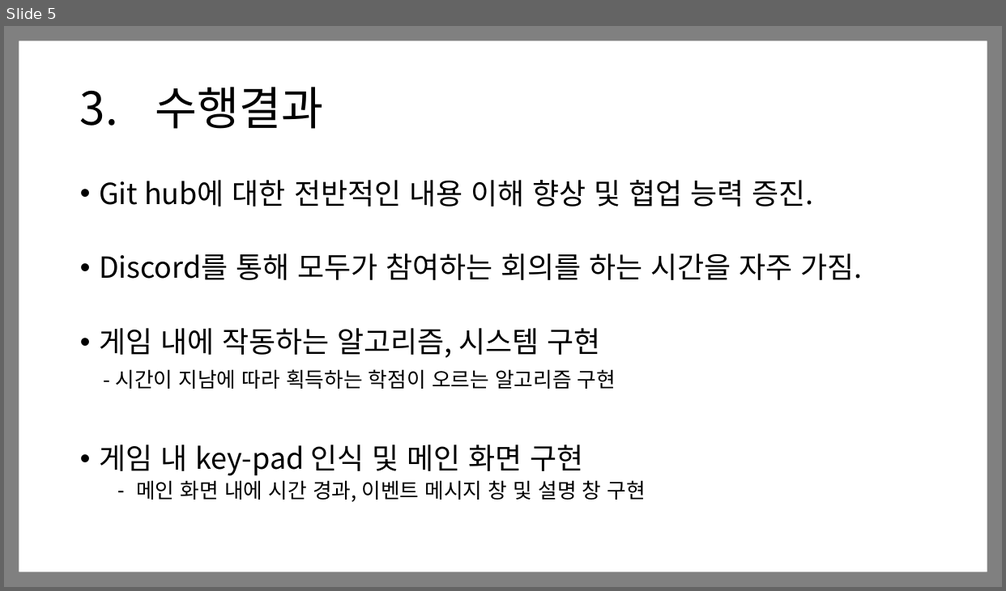
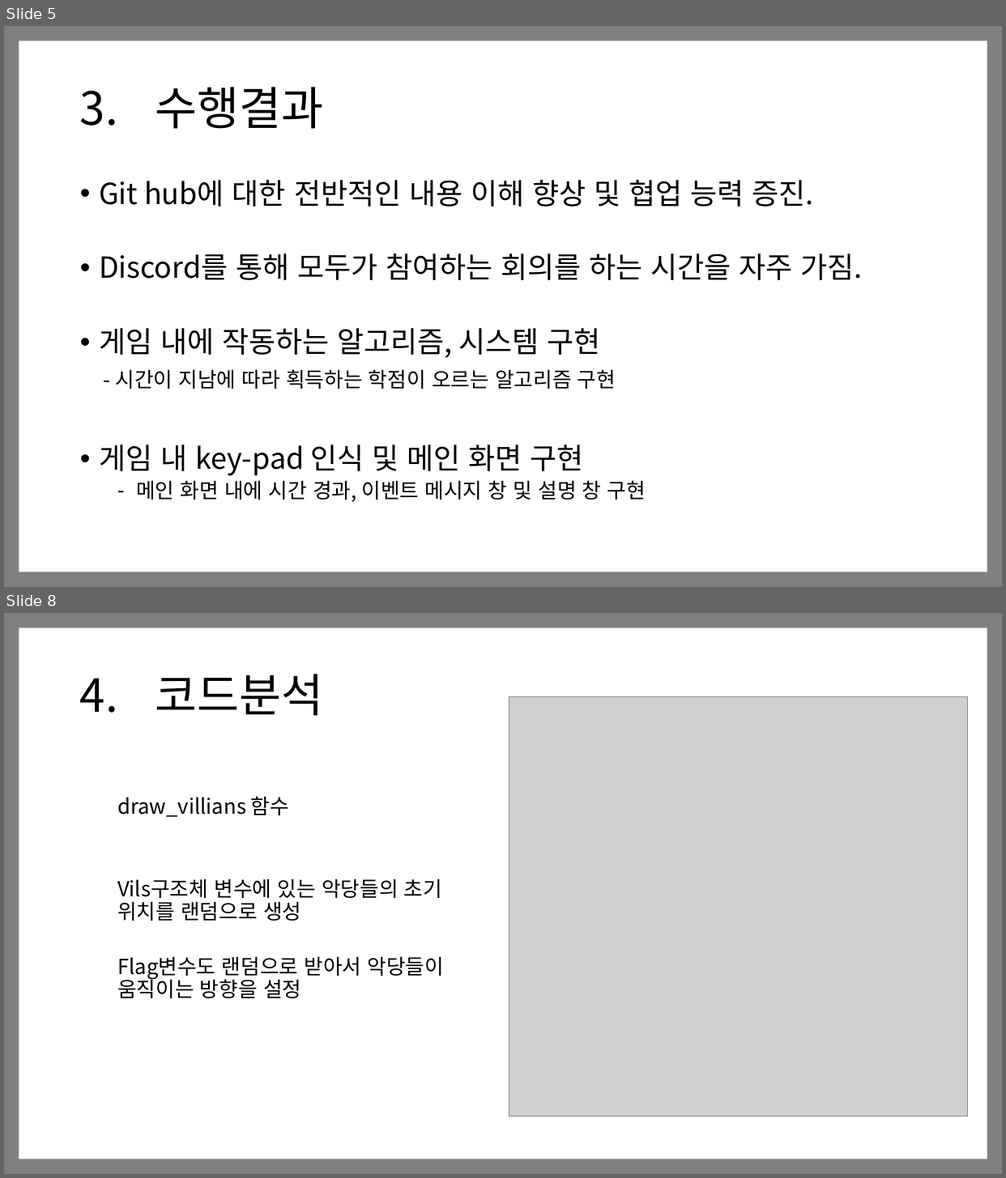
Before and after one commit to Sky-Titan/Team_Oldman, a slide deck: 문서/Team Oldman.pptx. Shown one above the other, each under a label of ours: slide 5 before the commit, slides 5 and 8 after it; the slides between them are not shown. The pictures are 1006x591 and 1006x1178 pixels, drawn with LibreOffice and Linux fonts; fonts in the diff are those of the drawing; grey boxes stand for pictures. Boxes give left, top, right and bottom in pixels: in the first picture for what was removed or moved away, otherwise in the second. Text is boxed around its words. In the diff, an @@ line names an element or a change of style, - is before the commit and + after.

Commit message:
ppt 코드 분석 추가

```diff
--- a/문서/Team Oldman.pptx
+++ b/문서/Team Oldman.pptx
@@ slide 8 added at box(4, 613, 1002, 1174), background #FFFFFF @@
@@ frame added at box(4, 613, 1002, 1174), fill #808080 @@
@@ title added at box(80, 674, 323, 716), 44 pt, text #000000 @@
+4. 코드분석
@@ picture added at box(509, 697, 968, 1116) @@
@@ text added at box(117, 796, 445, 999), 20 pt, text #000000 @@
+  draw_villians 함수
+  Vils구조체 변수에 있는 악당들의 초기 위치를 랜덤으로 생성
+  Flag변수도 랜덤으로 받아서 악당들이 움직이는 방향을 설정
```
Also in this commit, not shown: 4 other slides added, 1 slide removed.
